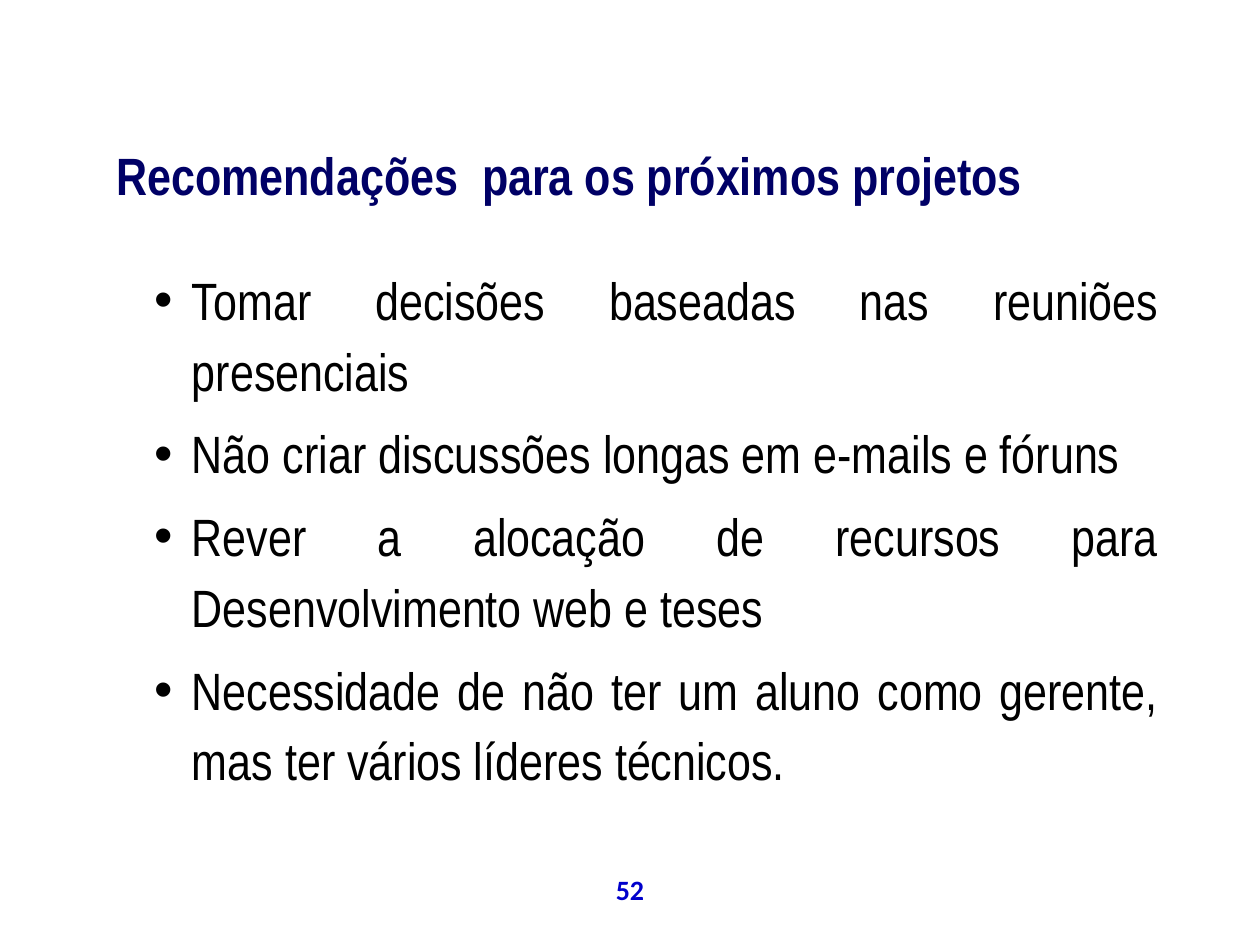
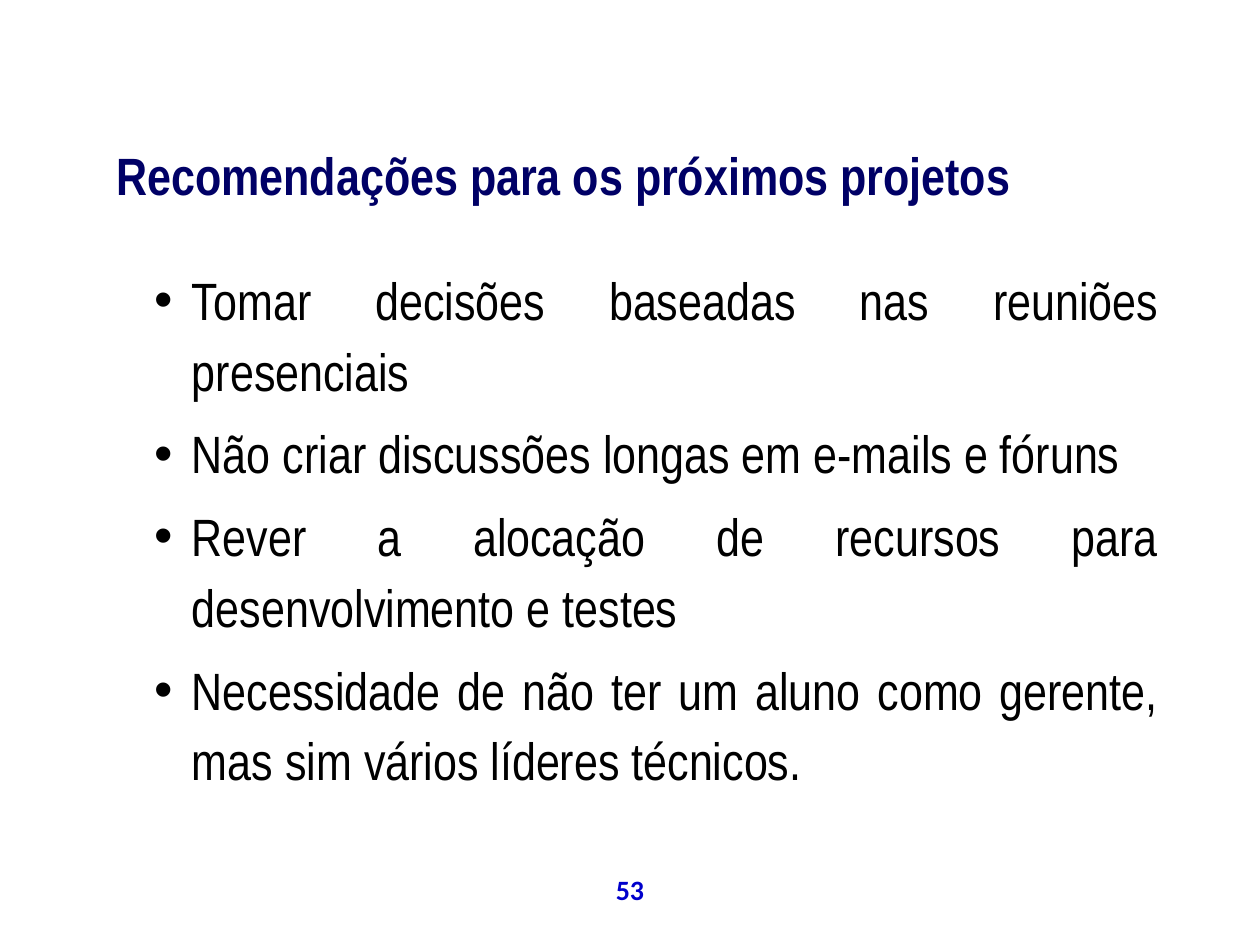
Before and after one commit to theoziran/sislodim, a slide deck: slide 53 of documentos/ProjetoPSA/Apresentação Final.ppt (slide 52 before the commit). Drawn at 1260x945 pixels with LibreOffice and Linux fonts; fonts in the diff are those of the drawing; background and template pictures are left out. Boxes give left, top, right and bottom in pixels: in the first picture for what was removed or moved away, otherwise in the second. Text is boxed around its words. In the diff, an @@ line names an element or a change of style, - is before the commit and + after.

```diff
--- a/documentos/ProjetoPSA/Apresentação Final.ppt
+++ b/documentos/ProjetoPSA/Apresentação Final.ppt
@@ text "Recomendações para os próximos projetos" rewrapped from (x1=116, y1=156, x2=1022, y2=206) to (x1=116, y1=156, x2=1010, y2=206) @@
@@ text at (x1=192, y1=518, x2=1158, y2=781): text changed @@
-  • Rever a alocação de recursos para Desenvolvimento web e teses
-  • Necessidade de não ter um aluno como gerente, mas ter vários líderes técnicos.
+  • Rever a alocação de recursos para desenvolvimento e testes
+  • Necessidade de não ter um aluno como gerente, mas sim vários líderes técnicos.
@@ page number at (x1=616, y1=881, x2=644, y2=900): text changed @@
-52
+53
```
Also in this commit, not shown: 11 other slides changed, 1 slide added.
